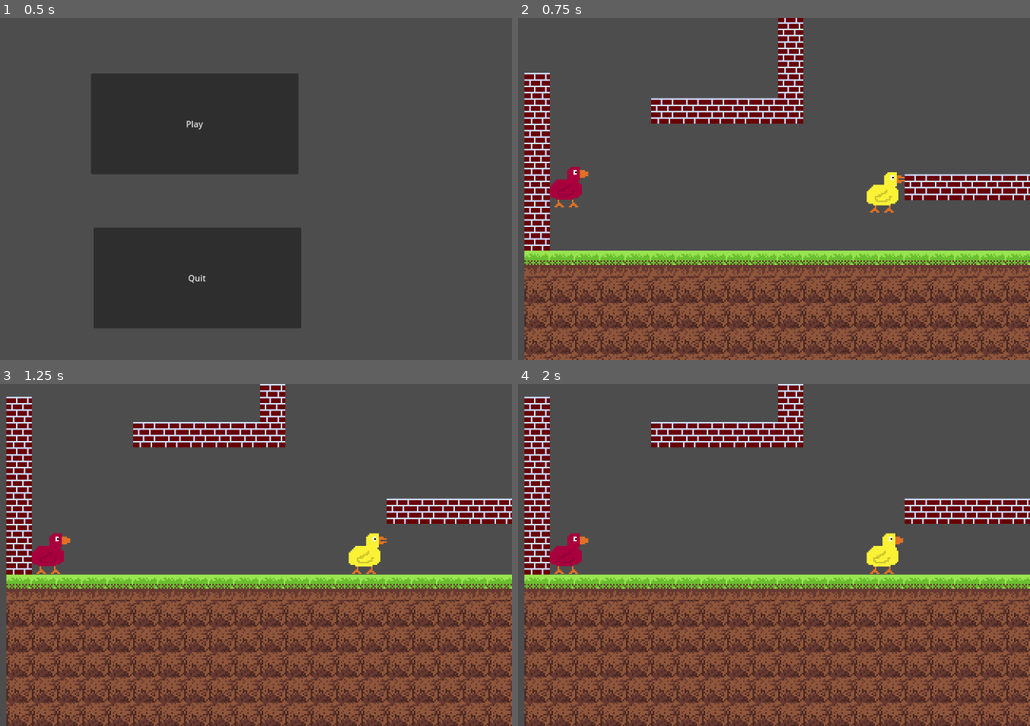
Above: before the commit, frames 1-4 (two rows, left to right).
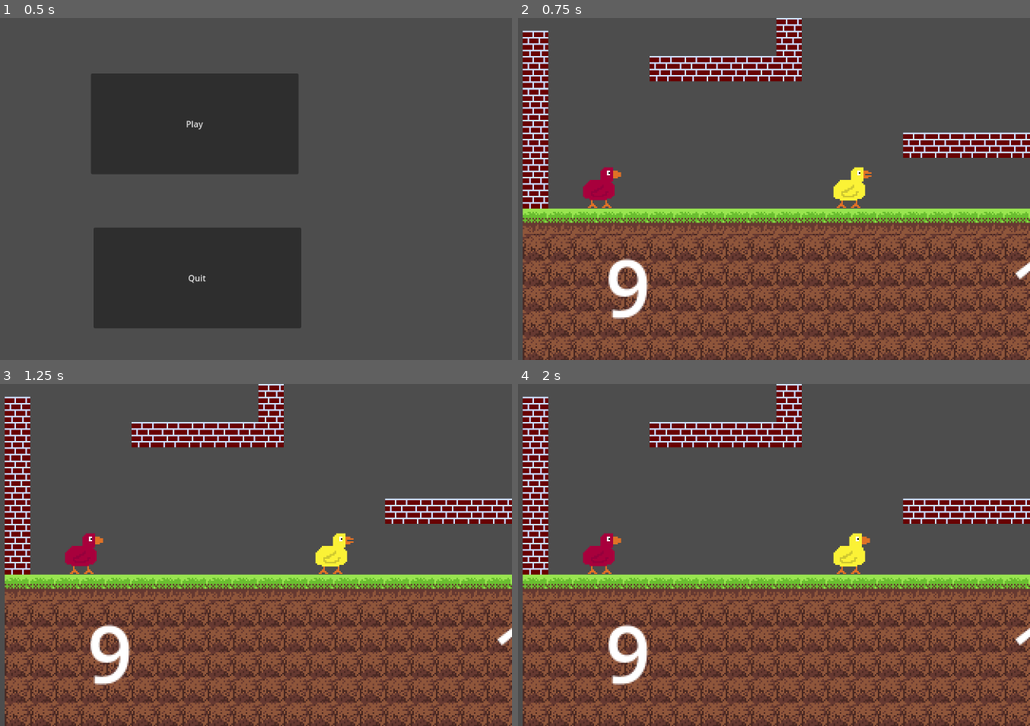
Above: after the commit, the same moments.

Repository: davebroc/DuckGame
Game: Godot game, scene res://Menu.tscn
The game is run twice, just before and just after one commit, with the same random seed, the same clock (stepped at 60 frames per second) and the same inputs.
Inputs:
- Up to frame 1 (0.5 s): no input
- Up to frame 2 (0.75 s): click "Play" at 0.5 s
- Up to frame 3 (1.25 s): no input
- Up to frame 4 (2 s): no input

Frame 1 is identical in both runs. In frame 2, 46% of the frame differs, in the area x 0-100%, y 0-100%; in frame 3, 23%; in frame 4, 23%.

Commit message:
Scores working

Diff:
--- a/Camera.gd
+++ b/Camera.gd
@@ -2,6 +2,7 @@
 
 @onready var player1 =  get_node("../Player")
 @onready var player2 =  get_node("../Player2")
+@onready var view =  get_node("../View")
 
 func _ready():
 	pass
--- /dev/null
+++ b/Global.gd
@@ -0,0 +1,13 @@
+extends Node
+
+var scores
+
+# Called when the node enters the scene tree for the first time.
+func _ready():
+	scores = [0,0]
+	pass # Replace with function body.
+
+
+# Called every frame. 'delta' is the elapsed time since the previous frame.
+func _process(delta):
+	pass
--- a/Player/Player.gd
+++ b/Player/Player.gd
@@ -5,6 +5,7 @@
 const JUMP_VELOCITY = 300.0
 const FLY_OFFEST = 11
 @onready var anim =  get_node("AnimationPlayer")
+
 
 # Get the gravity from the project settings to be synced with RigidBody nodes.
 var gravity = ProjectSettings.get_setting("physics/2d/default_gravity")
@@ -41,4 +42,8 @@
 		if velocity.y == 0:
 			anim.play("Idle")
 
+	var current_score = (int) (-1* position.y)
+	if current_score > Global.scores[player_index]:
+		Global.scores[player_index] = current_score
+
 	move_and_slide()
--- /dev/null
+++ b/Score.gd
@@ -0,0 +1,13 @@
+extends Node
+
+@export var player_index = 0;
+
+# Called when the node enters the scene tree for the first time.
+func _ready():
+	pass # Replace with function body.
+
+
+# Called every frame. 'delta' is the elapsed time since the previous frame.
+func _process(delta):
+	self.text = str(Global.scores[player_index])
+	pass
--- a/World.tscn
+++ b/World.tscn
@@ -1,32 +1,31 @@
-[gd_scene load_steps=6 format=3 uid="uid://d3jr2gj01lkjg"]
+[gd_scene load_steps=9 format=3 uid="uid://d3jr2gj01lkjg"]
 
 [ext_resource type="PackedScene" uid="uid://xbn0uglicg2h" path="res://Player/Player.tscn" id="1_fdrln"]
 [ext_resource type="PackedScene" uid="uid://bfgn7ju7t67ge" path="res://map_blank.tscn" id="3_kyqgi"]
 [ext_resource type="Texture2D" uid="uid://i67qdvo15dxc" path="res://night_sky.png" id="3_l7nqc"]
 [ext_resource type="PackedScene" uid="uid://cvedtvu02lwwj" path="res://Player/Player2.tscn" id="4_yx33w"]
 [ext_resource type="Script" path="res://Camera.gd" id="5_n5ray"]
+[ext_resource type="Script" path="res://Score.gd" id="6_rq2lm"]
+
+[sub_resource type="LabelSettings" id="LabelSettings_tp1nd"]
+font_size = 50
+
+[sub_resource type="LabelSettings" id="LabelSettings_vqd7y"]
+font_size = 50
 
 [node name="World" type="Node2D"]
 position = Vector2(0, -2)
 scale = Vector2(1, 1.00192)
 
 [node name="TileMap" parent="." instance=ExtResource("3_kyqgi")]
-position = Vector2(-82, 265)
-
-[node name="Camera2D2" type="Camera2D" parent="."]
-position = Vector2(-18, 203.609)
-scale = Vector2(1.13128, 0.830077)
-zoom = Vector2(3, 3)
-position_smoothing_enabled = true
-position_smoothing_speed = 40.0
-script = ExtResource("5_n5ray")
+position = Vector2(-101, 50.412)
 
 [node name="Player2" parent="." instance=ExtResource("4_yx33w")]
-position = Vector2(-227.789, 167.678)
+position = Vector2(-212, -10.9789)
 scale = Vector2(0.998993, 1)
 
 [node name="Player" parent="." instance=ExtResource("1_fdrln")]
-position = Vector2(-14.004, 166.68)
+position = Vector2(-54, -9.98084)
 scale = Vector2(0.998993, 1)
 
 [node name="ParallaxBackground" type="ParallaxBackground" parent="."]
@@ -37,7 +36,34 @@
 
 [node name="NightSky" type="Sprite2D" parent="ParallaxBackground/ParallaxLayer"]
 z_index = -10
-position = Vector2(1267, 727)
+position = Vector2(1286, 644)
 rotation = -3.14159
 texture = ExtResource("3_l7nqc")
 centered = false
+
+[node name="Camera2D2" type="Camera2D" parent="."]
+position = Vector2(-69, -23.9541)
+scale = Vector2(1.13128, 0.830077)
+zoom = Vector2(3, 3)
+position_smoothing_enabled = true
+position_smoothing_speed = 40.0
+script = ExtResource("5_n5ray")
+
+[node name="Score" type="Label" parent="."]
+offset_left = -209.0
+offset_top = 16.9674
+offset_right = -169.0
+offset_bottom = 85.9674
+text = "0"
+label_settings = SubResource("LabelSettings_tp1nd")
+script = ExtResource("6_rq2lm")
+
+[node name="Score2" type="Label" parent="."]
+offset_left = 46.0
+offset_top = 16.9674
+offset_right = 86.0
+offset_bottom = 85.9674
+text = "0"
+label_settings = SubResource("LabelSettings_vqd7y")
+script = ExtResource("6_rq2lm")
+player_index = 1
--- a/project.godot
+++ b/project.godot
@@ -14,6 +14,10 @@
 run/main_scene="res://Menu.tscn"
 config/features=PackedStringArray("4.2", "Forward Plus")
 config/icon="res://icon.svg"
+
+[autoload]
+
+Global="*res://Global.gd"
 
 [display]
 
